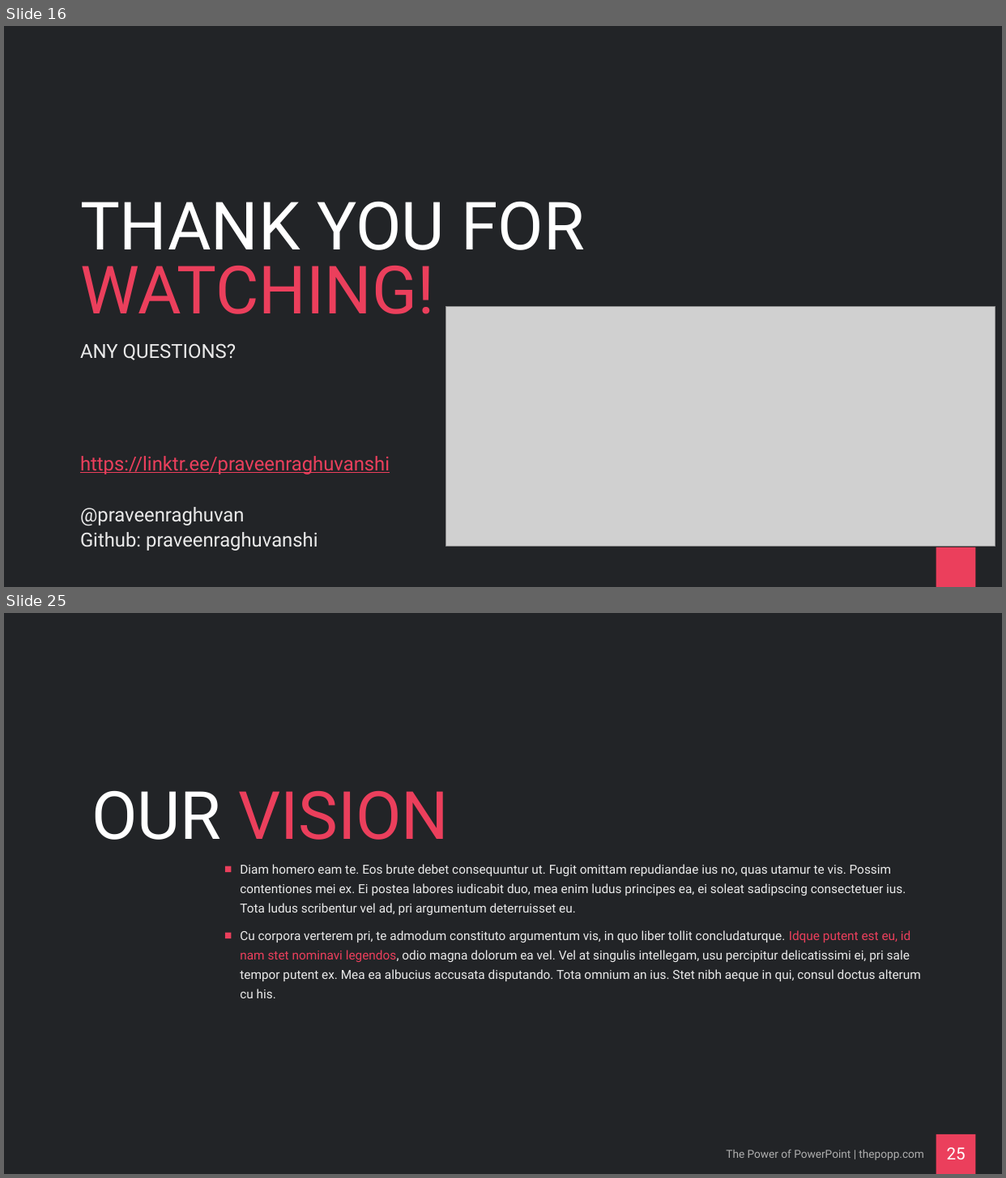
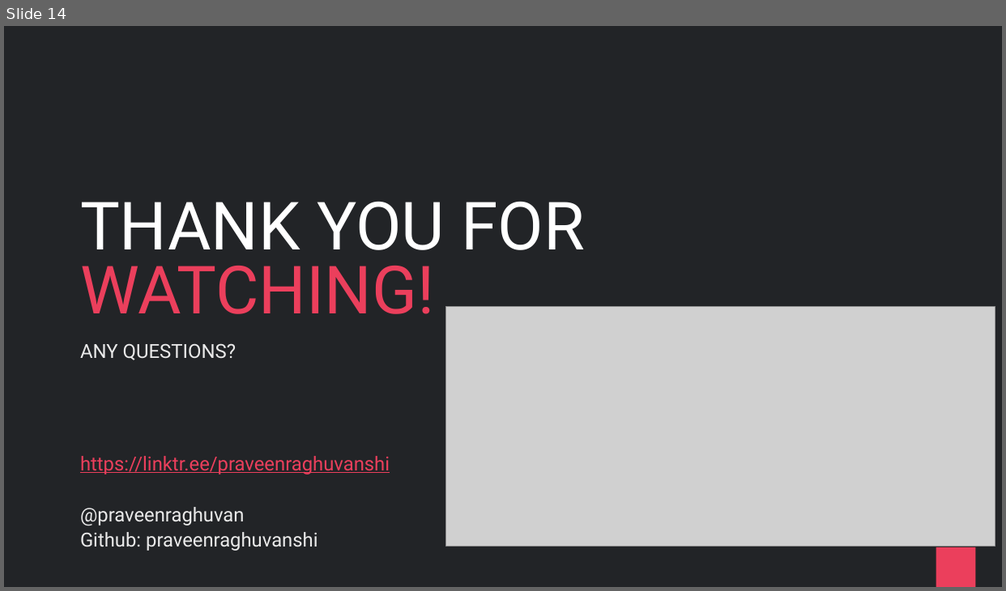
Before and after one commit to praveenraghuvanshi/tech-sessions, a slide deck: 16062021-Global-AI-Community-2021/cricket-analytics.pptx. Shown one above the other, each under a label of ours: slides 16 and 25 before the commit, slide 14 after it; the slides between them are not shown. The pictures are 1006x1178 and 1006x591 pixels, drawn with LibreOffice and Linux fonts; fonts in the diff are those of the drawing; grey boxes stand for pictures. Boxes give left, top, right and bottom in pixels: in the first picture for what was removed or moved away, otherwise in the second. Text is boxed around its words. In the diff, an @@ line names an element or a change of style, - is before the commit and + after.

```diff
--- a/16062021-Global-AI-Community-2021/cricket-analytics.pptx
+++ b/16062021-Global-AI-Community-2021/cricket-analytics.pptx
@@ slide 25 removed at box(4, 613, 1002, 1174), background #222427; not listed: 1 template element that a slide beside it also shows @@
@@ title removed at box(91, 790, 449, 840) @@
-OUR VISION
@@ text removed at box(240, 864, 920, 999) @@
-■ Diam homero eam te. Eos brute debet consequuntur ut. Fugit omittam repudiandae ius no, quas utamur te vis. Possim contentiones mei ex. Ei postea labores iudicabit duo, mea enim ludus principes ea, ei soleat sadipscing consectetuer ius. Tota ludus scribentur vel ad, pri argumentum deterruisset eu.
-■ Cu corpora verterem pri, te admodum constituto argumentum vis, in quo liber tollit concludaturque. Idque putent est eu, id nam stet nominavi legendos, odio magna dolorum ea vel. Vel at singulis intellegam, usu percipitur delicatissimi ei, pri sale tempor putent ex. Mea ea albucius accusata disputando. Tota omnium an ius. Stet nibh aeque in qui, consul doctus alterum cu his.
@@ text removed at box(726, 1149, 923, 1161) @@
-The Power of PowerPoint | thepopp.com
@@ page number removed at box(947, 1148, 965, 1160) @@
-25
@@ what was slide 16 is now slide 14 @@
```
Also in this commit, not shown: 4 slides changed, 1 slide added, 67 other slides removed, 3 other files.
